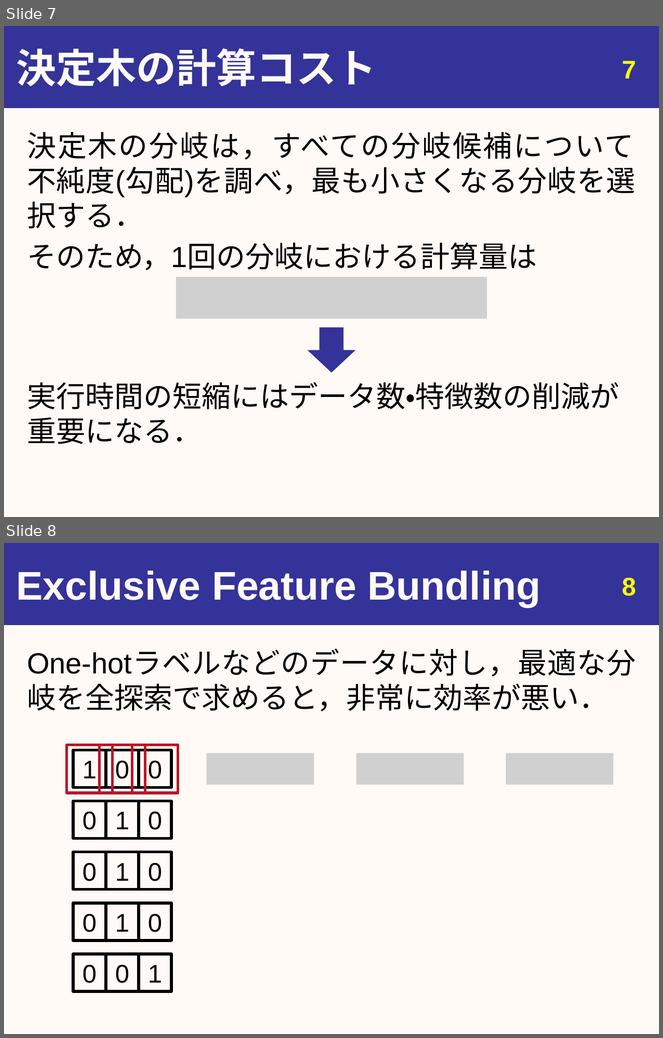
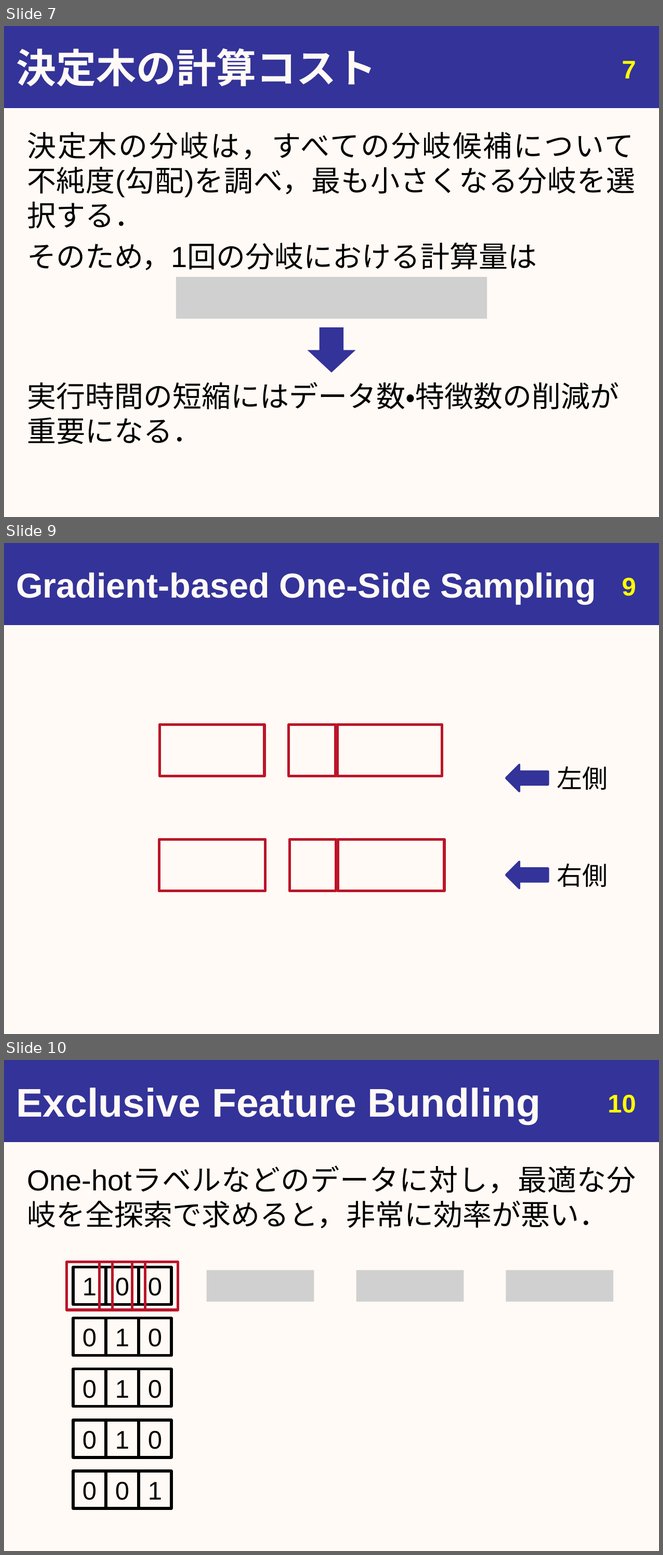
Before and after one commit to youle921/Slide-maintain, a slide deck: slide_0904/20190904_urita_eng.pptx. Shown one above the other, each under a label of ours: slides 7 and 8 before the commit, slides 7, 9 and 10 after it; the slides between them are not shown. The pictures are 663x1038 and 663x1555 pixels, drawn with LibreOffice and Linux fonts; fonts in the diff are those of the drawing; grey boxes stand for pictures. Boxes give left, top, right and bottom in pixels: in the first picture for what was removed or moved away, otherwise in the second. Text is boxed around its words. In the diff, an @@ line names an element or a change of style, - is before the commit and + after.

```diff
--- a/slide_0904/20190904_urita_eng.pptx
+++ b/slide_0904/20190904_urita_eng.pptx
@@ slide 9 added at bbox=[4, 543, 659, 1034], background #FFFAF5; not listed: 1 template element that a slide beside it also shows @@
@@ title added at bbox=[16, 572, 596, 604], 38 pt, text #FFFAF5, bold @@
+Gradient-based One-Side Sampling
@@ page number added at bbox=[622, 578, 636, 596], 28 pt, text #FFFF00, bold @@
+9
@@ rectangle added at bbox=[160, 724, 265, 776], outline #BD1529 3 pt @@
@@ rectangle added at bbox=[289, 724, 336, 776], outline #BD1529 3 pt @@
@@ rectangle added at bbox=[337, 724, 442, 776], outline #BD1529 3 pt @@
@@ right arrow added at bbox=[506, 765, 548, 792], fill #333399, outline #333399 2 pt @@
@@ text added at bbox=[557, 767, 608, 790], 28 pt, text #000000 @@
+左側
@@ rectangle added at bbox=[159, 840, 266, 891], outline #BD1529 3 pt @@
@@ rectangle added at bbox=[289, 840, 336, 891], outline #BD1529 3 pt @@
@@ rectangle added at bbox=[338, 840, 444, 891], outline #BD1529 3 pt @@
@@ right arrow added at bbox=[506, 862, 548, 889], fill #333399, outline #333399 2 pt @@
@@ text added at bbox=[557, 864, 608, 887], 28 pt, text #000000 @@
+右側
@@ what was slide 8 is now slide 10 @@
@@ page number at bbox=[608, 1095, 636, 1113]: text changed @@
-8
+10
```
Also in this commit, not shown: 6 slides changed, 1 other slide added.
